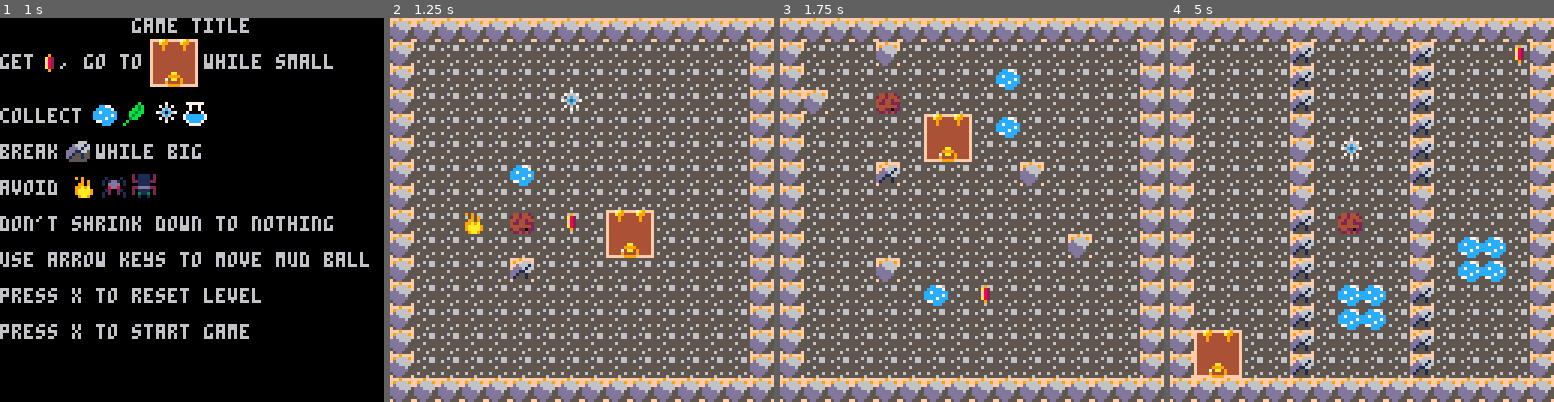
Above: before the commit, frames 1-4 (left to right).
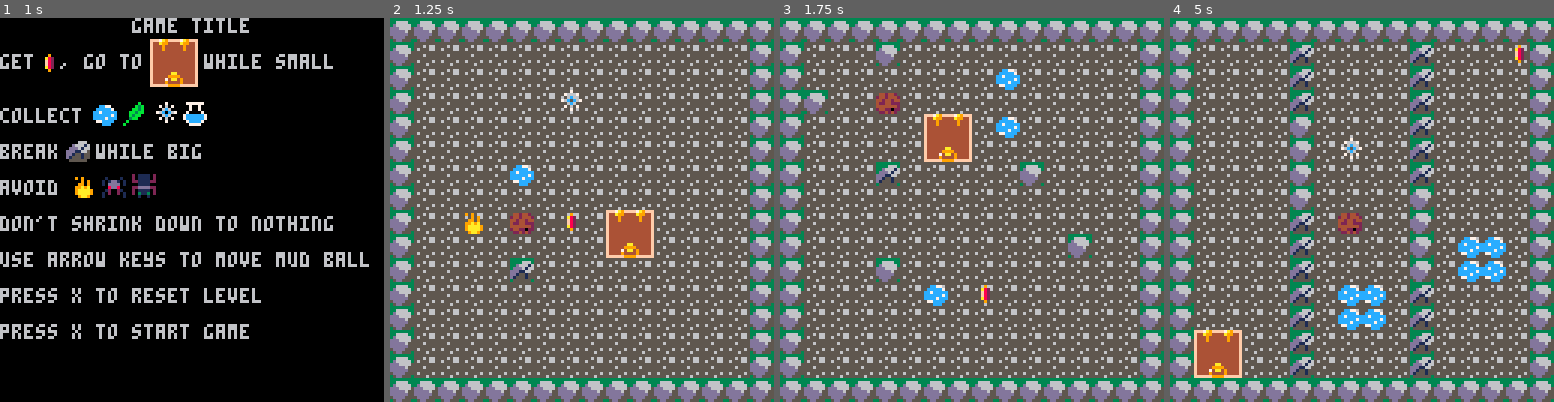
Above: after the commit, the same moments.

Repository: cassandra-largosa/Jelly-and-Jam
Game: PICO-8 cartridge jam.p8
Two runs of this game, one before a commit and one after it. Both use one fixed random seed, a clock stepped at 60 frames per second and the inputs below.
Inputs:
- Up to frame 1 (1 s): tap O (Z key) at 0.33, 0.7 s
- Up to frame 2 (1.25 s): tap X (X key) at 1.07 s
- Up to frame 3 (1.75 s): tap O (Z key) at 1.43 s
- Up to frame 4 (5 s): hold Left 1.97-2.37 s; tap X (X key) every 0.33 s from 2.07 to 4.73 s; tap O (Z key) every 0.88 s from 2.22 to 4.87 s; hold Down 2.42-2.82 s; hold Right 2.87-3.53 s; hold Up 3.58-4.08 s; hold Right 4.13-4.53 s; hold Down from 4.58 s (still down)

Frame 1 is identical in both runs. In frame 2, 6.0% of the frame differs, in the area x 0-100%, y 0-100%; in frame 3, 6.5%; in frame 4, 8.8%.

Commit message:
Map and Colors
Changed up some maps, and changed some palettes.

Diff:
--- a/jam.p8
+++ b/jam.p8
@@ -86,7 +86,7 @@
 end
 
 --hitboxes (x1, y1, x2, y2)
---most things are default size so I'm not including them
+--most things are default size so i'm not including them
 hitbox_map = {exit = make_hitbox(0, 0, 15, 15)}
 
 --menu stuff
@@ -229,7 +229,7 @@
 
 --map under-object tiles
 --key = sprite number of object on map, value = sprite number of tile to draw under object on map
---default value is floor, I'm not including them
+--default value is floor, i'm not including them
 under = {[sprite_map.rock] = sprite_map.sand,
          [sprite_map.pebble] = sprite_map.sand}
 
@@ -715,14 +715,14 @@
 32ee8e733b333b333b33b3333b3333b3333b33b3b8bbb8bb0988888909aaaa9009aaaa9009aaaa90006d5550f44444444444444ff10000000000010f00000000
 33eeb7973b3b333b3333b3333b333333333b3333bbb8bbbb0098989009aaaa9009aaaa9009aaaa9006d55555f44444444444444ff00000000000001f00000000
 3333b373333b333b3333333333333333333333330bbb0bb000099900009aa900009aa900009aa90006d55555f44444444444444ff10000000000000f00000000
-65555565fff9ffff6655666600000000666666665555555500000000000000000000000000cc0cc000000000f44444444444444ff00000000000001f00000000
-56666655f9ffff9f6566566600666600665665565556566500cc770000cccc0000cccc000ccccccc00006660f44444444444444ff10000000000000f00000000
-65555566ffffffff566665560d66666066666666565556650ccccc7007c7c7c00cccccc0cccccccc00d66616f44444444444444ff01000000000001f00000000
-56555655fff9ffff66666665ddd666655666665655555555cc7ccccc7c7c7c7ccccccccccccccccc0ddd6166f444444aa444444ff10000000000010f00000000
-55666555fffffff966666665ddddd6556665566655565555cccccc7ccccccccccccccccc0cccccc0ddd11665f44444999944444ff01000000000001f00000000
-56555655f9ff9fff66666665dddddd556655556655555555cccc7cccc7c7c7c7ccccccccccccccccdd155155f444474aa494444ff10100000001010f00000000
-65555565fffff9ff566666555dddd5556666666556555565077cccc00c7c7c700cccccc0ccccccccd1555155f44449444494444ff01010101010101f00000000
-55555556ff9fffff6555556605dd55505665566655556555000ccc00000ccc00000ccc000ccc0cc005555550ffffff9999ffffffffffffffffffffff00000000
+65555565333333336655666600000000666666665555555500000000000000000000000000cc0cc000000000f44444444444444ff00000000000001f00000000
+5666665533333b336566566600666600665665565556566500cc770000cccc0000cccc000ccccccc00006660f44444444444444ff10000000000000f00000000
+6555556633333b33566665560d66666066666666565556650ccccc7007c7c7c00cccccc0cccccccc00d66616f44444444444444ff01000000000001f00000000
+565556553333333366666665ddd666655666665655555555cc7ccccc7c7c7c7ccccccccccccccccc0ddd6166f444444aa444444ff10000000000010f00000000
+556665553b33333366666665ddddd6556665566655565555cccccc7ccccccccccccccccc0cccccc0ddd11665f44444999944444ff01000000000001f00000000
+565556553b33b33366666665dddddd556655556655555555cccc7cccc7c7c7c7ccccccccccccccccdd155155f444474aa494444ff10100000001010f00000000
+655555653333b333566666555dddd5556666666556555565077cccc00c7c7c700cccccc0ccccccccd1555155f44449444494444ff01010101010101f00000000
+55555556333333336555556605dd55505665566655556555000ccc00000ccc00000ccc000ccc0cc005555550ffffff9999ffffffffffffffffffffff00000000
 00000000000000000000000000000b000000700000fff90000000000002277000777777000000000000000000000000000000000000000000000000000000000
 007a980000009000007f0fe00000b3b00070607007aaaa9000007000072222200070070000000000000000000000000000000000000000000000000000000000
 0affa980000a820007feeee2000bb3b00006c600faa99aa400007700772772270070070000000000000000000000000000000000000000000000000000000000
@@ -756,60 +756,60 @@
 53555555555555555555555555555553535555555555555555555555555555535355555555555555555555555555555353555655565556555655565556555553535555555555555555555555564b5553534b5555555a555555555a55555555535355555555565555555555555655555353555a5a5a5a5a5a5a5a5a5a5a5a5553
 535555555555555555555555555555535355555555555555555555555555555353555555555555555555555555555553535555555555555555555555555555535361555555555555555555555655555353555555555a555555555a55555555535355555556555500555555555555555353555555565555565555565555565553
 5353535353535353535353535353535353535353535353535353535353535353535353535353535353535353535353535353535353535353535353535353535353535353535353535353535353535353535353535353535353535353535353535353535353535353535353535353535353535353535353535353535353535353
-5353535353535353535353535353535300000000000000000000000000000000000000000000000000000000000000000000000000000000000000000000000000000000000000000000000000000000000000000000000000000000000000000000000000000000000000000000000000000000000000000000000000000000
-535555555555554b555555555555555300000000000000000000000000000000000000000000000000000000000000000000000000000000000000000000000000000000000000000000000000000000000000000000000000000000000000000000000000000000000000000000000000000000000000000000000000000000
-5355555555555555555555555555555300000000000000000000000000000000000000000000000000000000000000000000000000000000000000000000000000000000000000000000000000000000000000000000000000000000000000000000000000000000000000000000000000000000000000000000000000000000
-5355555555556868686855555555555300000000000000000000000000000000000000000000000000000000000000000000000000000000000000000000000000000000000000000000000000000000000000000000000000000000000000000000000000000000000000000000000000000000000000000000000000000000
-5355555555535353535353555555555300000000000000000000000000000000000000000000000000000000000000000000000000000000000000000000000000000000000000000000000000000000000000000000000000000000000000000000000000000000000000000000000000000000000000000000000000000000
-5353615353535555555553555555555300000000000000000000000000000000000000000000000000000000000000000000000000000000000000000000000000000000000000000000000000000000000000000000000000000000000000000000000000000000000000000000000000000000000000000000000000000000
-53555555555a5555555555555555555300000000000000000000000000000000000000000000000000000000000000000000000000000000000000000000000000000000000000000000000000000000000000000000000000000000000000000000000000000000000000000000000000000000000000000000000000000000
-53555555555a5555555555555555555300000000000000000000000000000000000000000000000000000000000000000000000000000000000000000000000000000000000000000000000000000000000000000000000000000000000000000000000000000000000000000000000000000000000000000000000000000000
-53555555555a5500555555556455555300000000000000000000000000000000000000000000000000000000000000000000000000000000000000000000000000000000000000000000000000000000000000000000000000000000000000000000000000000000000000000000000000000000000000000000000000000000
-53555555555a5555555555555555555300000000000000000000000000000000000000000000000000000000000000000000000000000000000000000000000000000000000000000000000000000000000000000000000000000000000000000000000000000000000000000000000000000000000000000000000000000000
-53555555555a5555555555555555555300000000000000000000000000000000000000000000000000000000000000000000000000000000000000000000000000000000000000000000000000000000000000000000000000000000000000000000000000000000000000000000000000000000000000000000000000000000
-53555555555a5555555555555555555300000000000000000000000000000000000000000000000000000000000000000000000000000000000000000000000000000000000000000000000000000000000000000000000000000000000000000000000000000000000000000000000000000000000000000000000000000000
-53565656555a5555555555555656565300000000000000000000000000000000000000000000000000000000000000000000000000000000000000000000000000000000000000000000000000000000000000000000000000000000000000000000000000000000000000000000000000000000000000000000000000000000
-53565656555a5555555555555656565300000000000000000000000000000000000000000000000000000000000000000000000000000000000000000000000000000000000000000000000000000000000000000000000000000000000000000000000000000000000000000000000000000000000000000000000000000000
-53565656555a5555555555555656565300000000000000000000000000000000000000000000000000000000000000000000000000000000000000000000000000000000000000000000000000000000000000000000000000000000000000000000000000000000000000000000000000000000000000000000000000000000
-5353535353535353535353535353535300000000000000000000000000000000000000000000000000000000000000000000000000000000000000000000000000000000000000000000000000000000000000000000000000000000000000000000000000000000000000000000000000000000000000000000000000000000
-…(41 lines of a section not shown)…
+5353535353535353535353535353535353535353535353535353535353535353535353535353535353535353535353535353535353535353535353535353535300000000000000000000000000000000000000000000000000000000000000000000000000000000000000000000000000000000000000000000000000000000
+535555555555554b555555555555555353555555555555555555555555556853534b5555555555555555555555555553535555555555554b555555555555555300000000000000000000000000000000000000000000000000000000000000000000000000000000000000000000000000000000000000000000000000000000
+5355555555555555555555555555555353555555555555555555556855555553535555555555555555555555555555535355555555555555555555555555555300000000000000000000000000000000000000000000000000000000000000000000000000000000000000000000000000000000000000000000000000000000
+5355555555556868686855555555555353555555555555685555555555555553535555555555555555555555555555535355555555555555555555555555555300000000000000000000000000000000000000000000000000000000000000000000000000000000000000000000000000000000000000000000000000000000
+5355555555535353535353555555555353535353535555555568555555685553535555555555555555555555555555535355555555555561555555555555555300000000000000000000000000000000000000000000000000000000000000000000000000000000000000000000000000000000000000000000000000000000
+5353615353535555555553555555555353555555555555555555555555555553535547474747474747474747474747535355555555555556555555555555555300000000000000000000000000000000000000000000000000000000000000000000000000000000000000000000000000000000000000000000000000000000
+53555555555a55555555555555555553535561555a5555005555556855555553535655555547555555555555555555535355555555555555555555555555555300000000000000000000000000000000000000000000000000000000000000000000000000000000000000000000000000000000000000000000000000000000
+53555555555a55555555555555555553535555555a5555555555555555555553535555555547555555555555555555535355555555555555555555555555555300000000000000000000000000000000000000000000000000000000000000000000000000000000000000000000000000000000000000000000000000000000
+53555555555a55005555555564555553535555555a5555555555555555685553535655555547555555555555555555535355555555555500555555555555555300000000000000000000000000000000000000000000000000000000000000000000000000000000000000000000000000000000000000000000000000000000
+53555555555a55555555555555555553535353535353535553535a5a5a5a5a53535555555547555555555555555555535355555555555555555555555555555300000000000000000000000000000000000000000000000000000000000000000000000000000000000000000000000000000000000000000000000000000000
+53555555555a5555555555555555555353555555555555555555555555555553535655555547555555555555555555535355555555555555555555555555555300000000000000000000000000000000000000000000000000000000000000000000000000000000000000000000000000000000000000000000000000000000
+53555555555a5555555555555555555353555555555555555555555555555553535555555555555555556455555555535355555555555555555555555555555300000000000000000000000000000000000000000000000000000000000000000000000000000000000000000000000000000000000000000000000000000000
+53565656555a5555555555555656565353555555555555555555555555555553535655615555555555555555555555535355555555555555555555555555555300000000000000000000000000000000000000000000000000000000000000000000000000000000000000000000000000000000000000000000000000000000
+53565656555a55555555555556565653535555555555554b5555555555555553535555555555555555555555555555535355555555555555555555555555555300000000000000000000000000000000000000000000000000000000000000000000000000000000000000000000000000000000000000000000000000000000
+53565656555a555555555555565656535355555555555555555555555555555353565555555a555555555555555500535355555555555555555555555555555300000000000000000000000000000000000000000000000000000000000000000000000000000000000000000000000000000000000000000000000000000000
+5353535353535353535353535353535353535353535353535353535353535353535353535353535353535353535353535353535353535353535353535353535300000000000000000000000000000000000000000000000000000000000000000000000000000000000000000000000000000000000000000000000000000000
+…(41 lines of a section not shown)…
